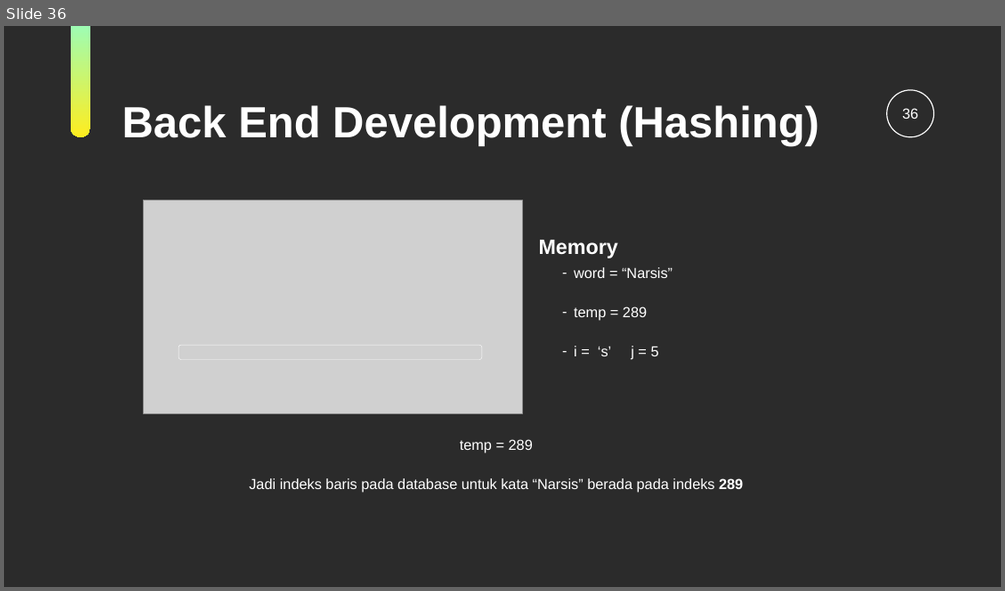
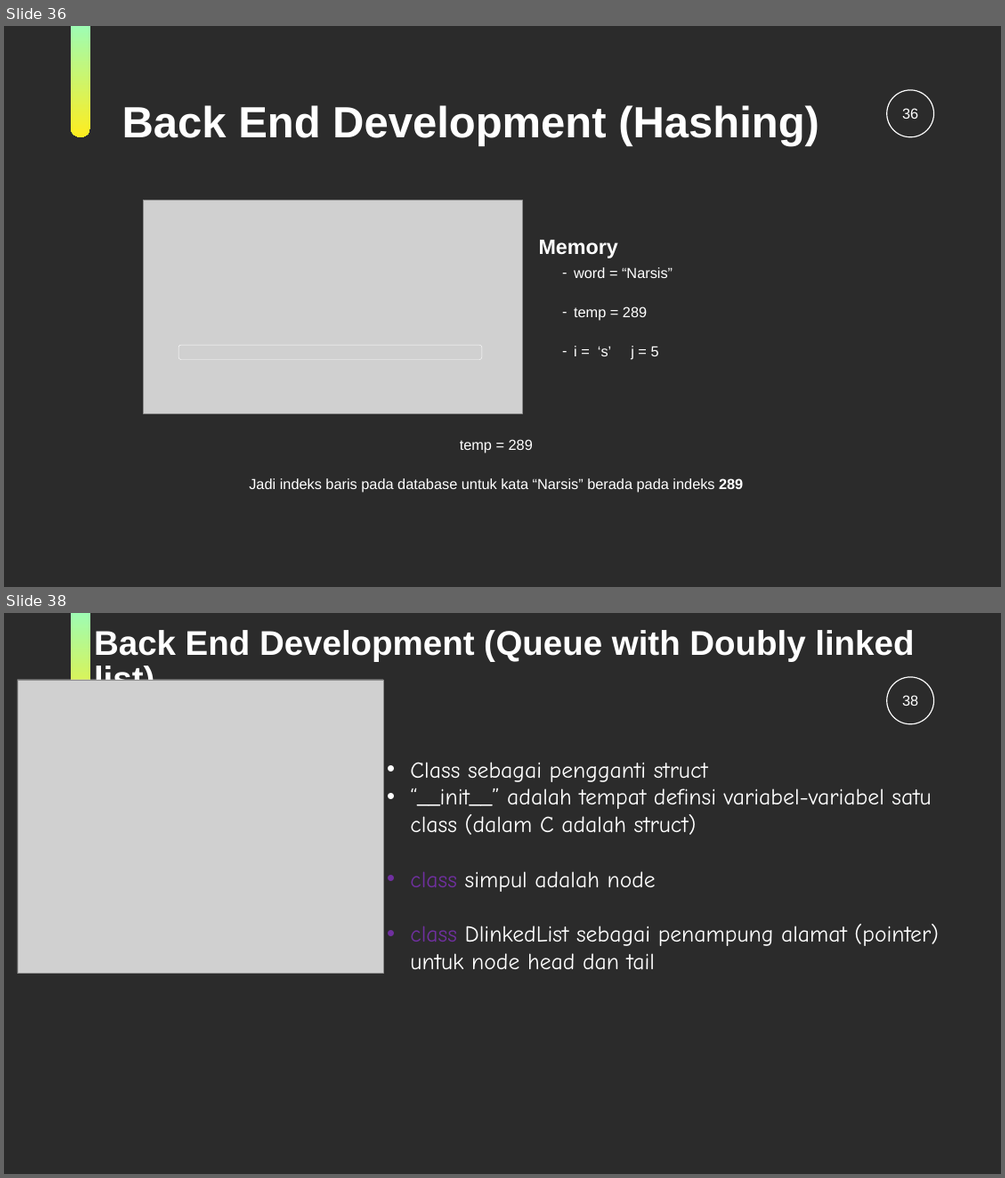
Before and after one commit to Jrhero14/FINALPROJECT-StrukturData, a slide deck: KamusGaul-Strukdat.ppt. Shown one above the other, each under a label of ours: slide 36 before the commit, slides 36 and 38 after it; the slides between them are not shown. The pictures are 1005x591 and 1005x1178 pixels, drawn with LibreOffice and Linux fonts; fonts in the diff are those of the drawing; grey boxes stand for pictures; background and template pictures are left out; a plain dark background stands for a picture behind light text. Boxes give left, top, right and bottom in pixels: in the first picture for what was removed or moved away, otherwise in the second. Text is boxed around its words. In the diff, an @@ line names an element or a change of style, - is before the commit and + after.

```diff
--- a/KamusGaul-Strukdat.ppt
+++ b/KamusGaul-Strukdat.ppt
@@ slide 38 added at [4, 613, 1001, 1174], background picture (left out); not listed: 2 template elements that a slide beside it also shows @@
@@ title added at [94, 630, 914, 681], 66 pt, text #FFFFFF, bold @@
+Back End Development (Queue with Doubly linked list)
@@ picture added at [17, 680, 383, 973] @@
@@ page number added at [902, 695, 918, 706], 28 pt, text #FFFFFF @@
+38
@@ text added at [410, 762, 938, 970], 44 pt, text #FFFFFF @@
+• Class sebagai pengganti struct
+• “__init__” adalah tempat definsi variabel-variabel satu class (dalam C adalah struct)
+• class simpul adalah node
+• class DlinkedList sebagai penampung alamat (pointer) untuk node head dan tail
```
Also in this commit, not shown: 5 slides changed, 4 other slides added, 2 slides removed.
